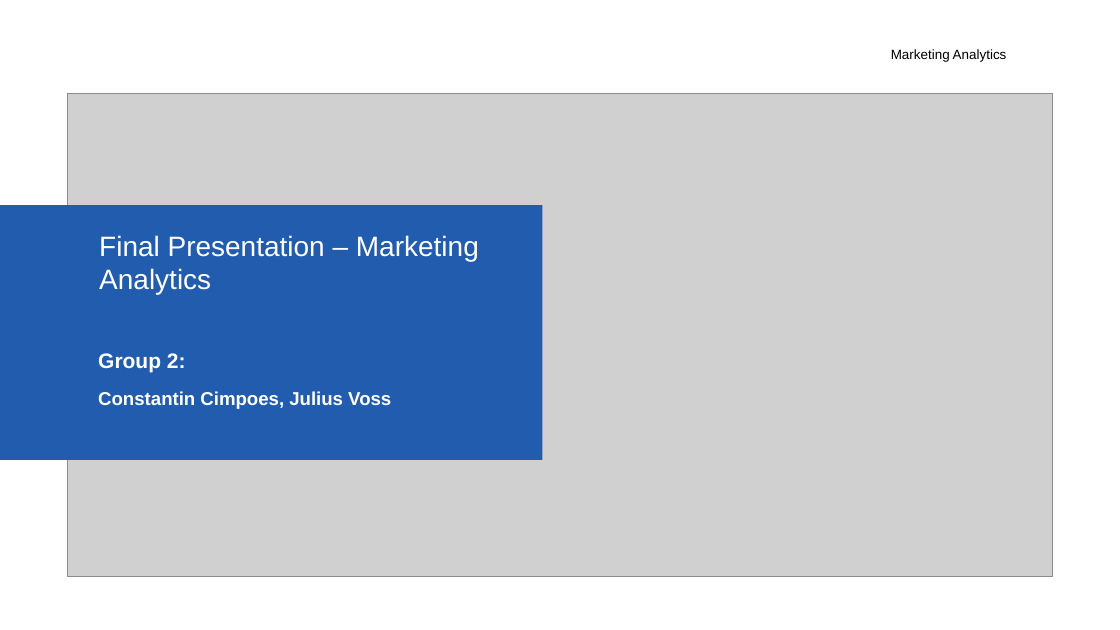
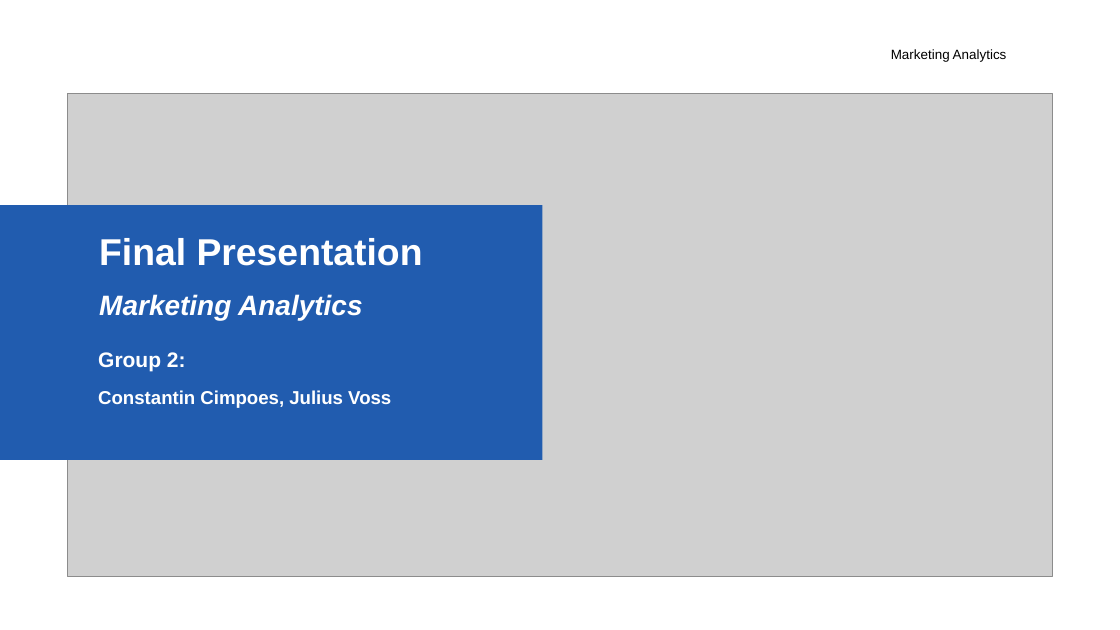
Before and after one commit to juliusatgit/Marketing-Analytics, a slide deck: slide 1 of Presentations/MA_Final_Presentation.pptx. Drawn at 1120x630 pixels with LibreOffice and Linux fonts; fonts in the diff are those of the drawing; grey boxes stand for pictures; background and template pictures are left out. Boxes give left, top, right and bottom in pixels: in the first picture for what was removed or moved away, otherwise in the second. Text is boxed around its words. In the diff, an @@ line names an element or a change of style, - is before the commit and + after.

Commit message:
final presentation done

```diff
--- a/Presentations/MA_Final_Presentation.pptx
+++ b/Presentations/MA_Final_Presentation.pptx
@@ title at (99,238,423,320): text changed; bold on; italic on @@
-Final Presentation – Marketing Analytics
+Final Presentation
+Marketing Analytics
```
Also in this commit, not shown: 8 other slides changed, 5 slides added.
